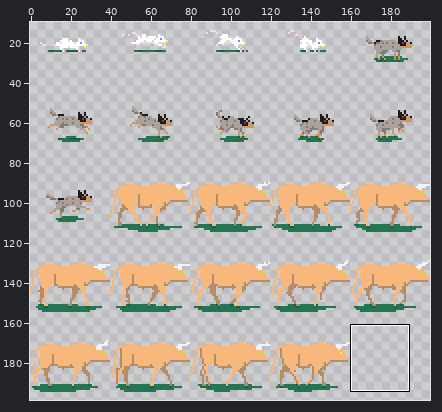
Two versions of one sprite sheet, dist/sprites20.png. Above: a wide view before the commit, with the close-up outlined.
Close-up. Before:
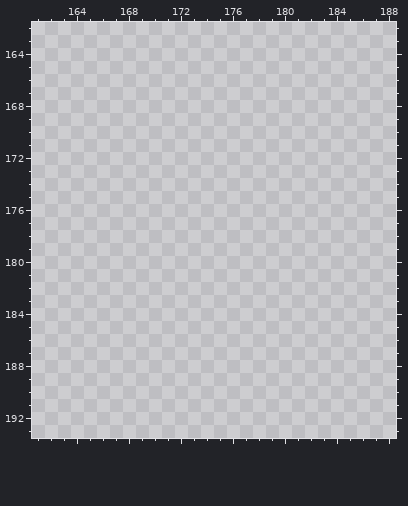
The file is 200x200 pixels. Colours within 5 levels of each other are drawn and written as one. Shown: x 161..188, y 162..193. The wide view leaves out empty margins.
The same view after the edit:
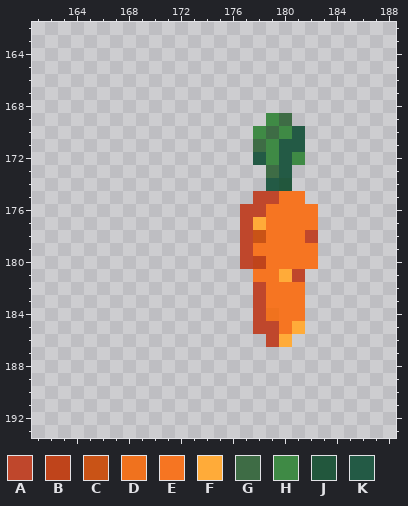
Palette (. is transparent): A #bf472c  B #bf441b  C #c95316  D #f0721e  E #f67522  F #ffab39  G #3e6c45  H #3f8a45  J #22573d  K #235a45
The edit:
Colour A is added in row 175 at x 178 to 179; in row 176 at x 177 to 178; in row 177 at x 177; in row 178 at x 177 and 182; in rows 179 to 180 at x 177; in row 181 at x 181.
Colour A is added in rows 182 to 184 at x 178; in row 185 at x 178 to 179; in row 186 at x 179.
Colour B is added in row 180 at x 178.
Colour C is added in row 178 at x 178.
Colour D is added in row 184 at x 179.
Colour E is added in row 175 at x 180 to 181; in rows 176 to 177 at x 179 to 182; in row 178 at x 179 to 181; in row 179 at x 178 to 182; in row 180 at x 179 to 182; in row 181 at x 178 to 179.
Colour E is added in rows 182 to 183 at x 179 to 181; in row 184 at x 180 to 181; in row 185 at x 180.
Colour F is added in row 177 at x 178; in row 181 at x 180; in row 185 at x 181; in row 186 at x 180.
Colour G is added in row 169 at x 180; in row 170 at x 179; in row 171 at x 178; in row 173 at x 179.
Colour H is added in row 169 at x 179; in row 170 at x 178 and 180; in row 171 at x 179; in row 172 at x 179 and 181.
Colour J is added in row 174 at x 180.
Colour K is added in row 170 at x 181; in row 171 at x 180 to 181; in row 172 at x 178 and 180; in row 173 at x 180; in row 174 at x 179.
